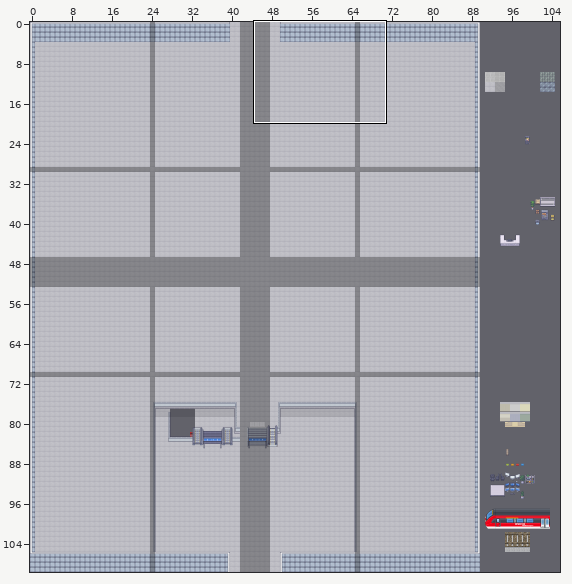
One commit to this Tiled map (JSON): maps/berlin-hauptbahnhof.tmj. Above, an overview of the earlier version with the close-up marked.
Close-up. Before the edit:
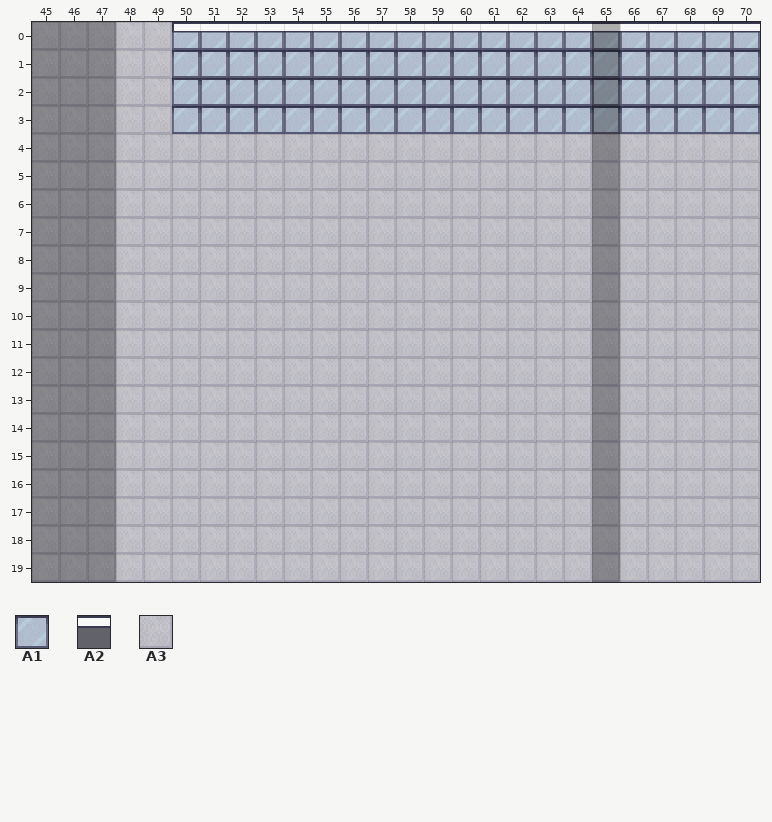
Cells are 32x32 px. Shown: x 45..70, y 0..19. The commit also changed other parts of the map, which this record leaves out.
Key: from "Custom_Windows": A1 26; from "LimeZu_MI_Room_Builder": A2 620, A3 3531.
__ is an empty cell.
Layers that did not change in this view are not listed.
Layer "level0/floor/floor1" before, first column x 45:
 9 A3 A3 A3 A3 A3 A3 A3 A3 A3 A3 A3 A3 A3 A3 A3 A3 A3 A3 A3 A3 A3
10 A3 A3 A3 A3 A3 A3 A3 A3 A3 A3 A3 A3 A3 A3 A3 A3 A3 A3 A3 A3 A3
11 A3 A3 A3 A3 A3 A3 A3 A3 A3 A3 A3 A3 A3 A3 A3 A3 A3 A3 A3 A3 A3
12 A3 A3 A3 A3 A3 A3 A3 A3 A3 A3 A3 A3 A3 A3 A3 A3 A3 A3 A3 A3 A3
13 A3 A3 A3 A3 A3 A3 A3 A3 A3 A3 A3 A3 A3 A3 A3 A3 A3 A3 A3 A3 A3
14 A3 A3 A3 A3 A3 A3 A3 A3 A3 A3 A3 A3 A3 A3 A3 A3 A3 A3 A3 A3 A3
15 A3 A3 A3 A3 A3 A3 A3 A3 A3 A3 A3 A3 A3 A3 A3 A3 A3 A3 A3 A3 A3
16 A3 A3 A3 A3 A3 A3 A3 A3 A3 A3 A3 A3 A3 A3 A3 A3 A3 A3 A3 A3 A3
17 A3 A3 A3 A3 A3 A3 A3 A3 A3 A3 A3 A3 A3 A3 A3 A3 A3 A3 A3 A3 A3
18 A3 A3 A3 A3 A3 A3 A3 A3 A3 A3 A3 A3 A3 A3 A3 A3 A3 A3 A3 A3 A3
19 A3 A3 A3 A3 A3 A3 A3 A3 A3 A3 A3 A3 A3 A3 A3 A3 A3 A3 A3 A3 A3
Layer "level0/above/above1" before, first column x 45:
0 __ __ __ __ __ A1 A1 A1 A1 A1 A1 A1 A1 A1 A1 A1 A1 A1 A1 A1 A1 A1 A1 A1 A1 A1
1 __ __ __ __ __ A1 A1 A1 A1 A1 A1 A1 A1 A1 A1 A1 A1 A1 A1 A1 A1 A1 A1 A1 A1 A1
2 __ __ __ __ __ A1 A1 A1 A1 A1 A1 A1 A1 A1 A1 A1 A1 A1 A1 A1 A1 A1 A1 A1 A1 A1
3 __ __ __ __ __ A1 A1 A1 A1 A1 A1 A1 A1 A1 A1 A1 A1 A1 A1 A1 A1 A1 A1 A1 A1 A1
4 __ __ __ __ __ __ __ __ __ __ __ __ __ __ __ __ __ __ __ __ __ __ __ __ __ __
5 __ __ __ __ __ __ __ __ __ __ __ __ __ __ __ __ __ __ __ __ __ __ __ __ __ __
6 __ __ __ __ __ __ __ __ __ __ __ __ __ __ __ __ __ __ __ __ __ __ __ __ __ __
7 __ __ __ __ __ __ __ __ __ __ __ __ __ __ __ __ __ __ __ __ __ __ __ __ __ __
8 __ __ __ __ __ __ __ __ __ __ __ __ __ __ __ __ __ __ __ __ __ __ __ __ __ __
Layer "level0/above/above2" before, first column x 62:
 0 A2 A2 A2 A2 A2 A2 A2 A2 A2
 1 __ __ __ __ __ __ __ __ __
 2 __ __ __ __ __ __ __ __ __
 3 __ __ __ __ __ __ __ __ __
 4 __ __ __ __ __ __ __ __ __
 5 __ __ __ __ __ __ __ __ __
 6 __ __ __ __ __ __ __ __ __
 7 __ __ __ __ __ __ __ __ __
 8 __ __ __ __ __ __ __ __ __
 9 __ __ __ __ __ __ __ __ __
10 __ __ __ __ __ __ __ __ __
11 __ __ __ __ __ __ __ __ __
12 __ __ __ __ __ __ __ __ __
13 __ __ __ __ __ __ __ __ __
14 __ __ __ __ __ __ __ __ __
15 __ __ __ __ __ __ __ __ __
16 __ __ __ __ __ __ __ __ __
17 __ __ __ __ __ __ __ __ __
18 __ __ __ __ __ __ __ __ __
19 __ __ __ __ __ __ __ __ __
New version:
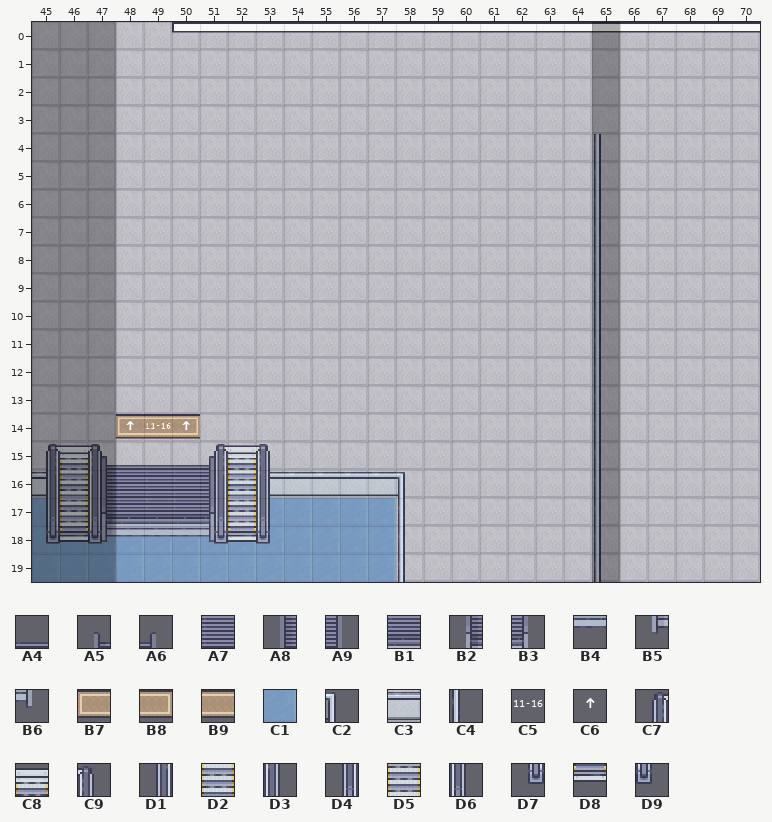
Further tiles: from "LimeZu_MI_Condominium": A4 0, A5 1, A6 2, A7 16, A8 17, A9 18, B1 32, B2 33, B3 34, B4 48, B5 49, B6 50; from "LimeZu_MI_Room_Builder": B7 1495, B8 1496, B9 1572, C1 3084; from "LimeZu_MI_Visibile_Upstairs_Sy": C2 281 flipped left-right, C3 282, C4 312 flipped left-right; from "Signs": C5 7, C6 9; from "animated_escalator_down_2": C7 18, C8 19, C9 20, D1 36, D2 37, D3 38, D4 54, D5 55, D6 56, D7 72, D8 73, D9 74.
Tiles of an added or newly shown layer are drawn over the layers below it.
See-through tiles are keyed as they look on the map.
Change:
Layer "level-1" (added):
There is now tile C1 in row 17 at x 45, 47, 51 and 53 to 57; in rows 18 to 19 at x 45 to 57.
Layer "level0/floor/floor1":
Tile A3 is removed in rows 17 to 19 at x 45 to 57.
Layer "level0/floor/floor2":
There is now tile B7 in row 14 at x 48.
There is now tile B8 in row 14 at x 50.
There is now tile B9 in row 14 at x 49.
Layer "level0/walls/walls1":
There is now tile C2 in row 16 at x 58.
There is now tile C3 in row 16 at x 45, 47, 51 and 53 to 57.
There is now tile C4 in rows 17 to 19 at x 58.
Layer "level0/furniture/furniture1":
There is now tile A4 in row 15 at x 48 to 50.
There is now tile A5 in row 15 at x 47.
There is now tile A6 in row 15 at x 51.
There is now tile A7 in row 16 at x 48 to 50.
There is now tile A8 in row 16 at x 47.
There is now tile A9 in row 16 at x 51.
There is now tile B1 in row 17 at x 48 to 50.
There is now tile B2 in row 17 at x 47.
There is now tile B3 in row 17 at x 51.
There is now tile B4 in row 18 at x 48 to 50.
There is now tile B5 in row 18 at x 47.
There is now tile B6 in row 18 at x 51.
There is now tile C5 in row 14 at x 49.
There is now tile C6 in row 14 at x 48 and 50.
Layer "level0/furniture/furniture2":
There is now tile C7 in row 15 at x 45 and 51.
There is now tile C8 in row 15 at x 46 and 52.
There is now tile C9 in row 15 at x 47 and 53.
There is now tile D1 in row 16 at x 45 and 51.
There is now tile D2 in row 16 at x 46 and 52.
There is now tile D3 in row 16 at x 47 and 53.
There is now tile D4 in row 17 at x 45 and 51.
There is now tile D5 in row 17 at x 46 and 52.
There is now tile D6 in row 17 at x 47 and 53.
There is now tile D7 in row 18 at x 45 and 51.
There is now tile D8 in row 18 at x 46 and 52.
There is now tile D9 in row 18 at x 47 and 53.
Layer "level0/above/above1" (now hidden):
Tile A1 is removed in rows 0 to 3 at x 50 to 70.
Layer "level0/above/above2":
There is now tile C4 in rows 4 to 19 at x 65.
Changed places in both close-ups, as pixel boxes (x1, y1, x2, y2):
changed: (32, 32, 760, 582)
